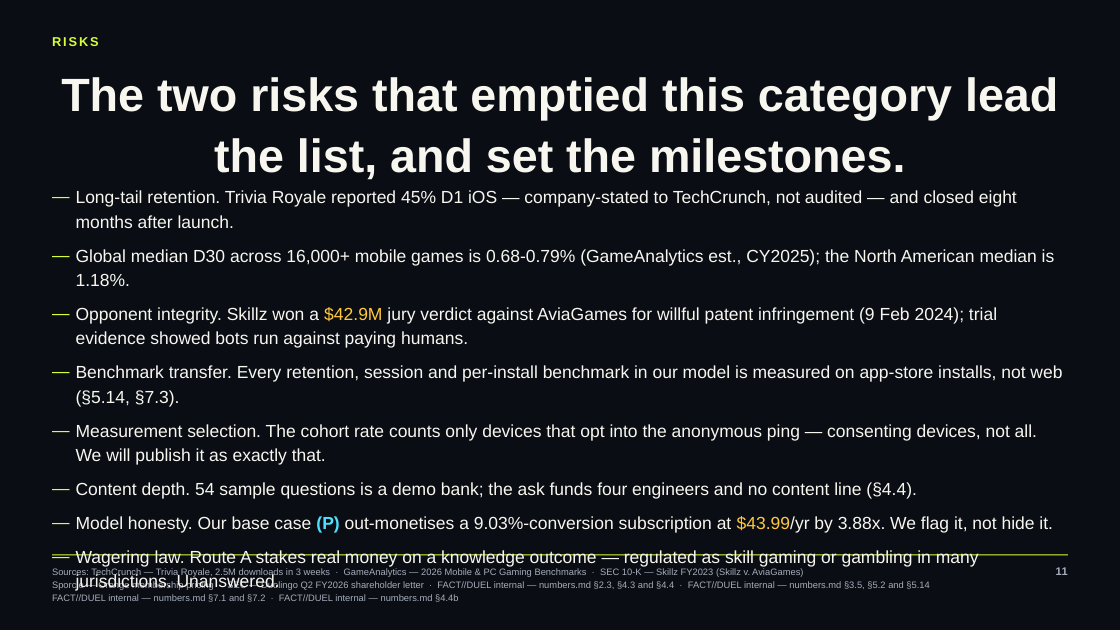
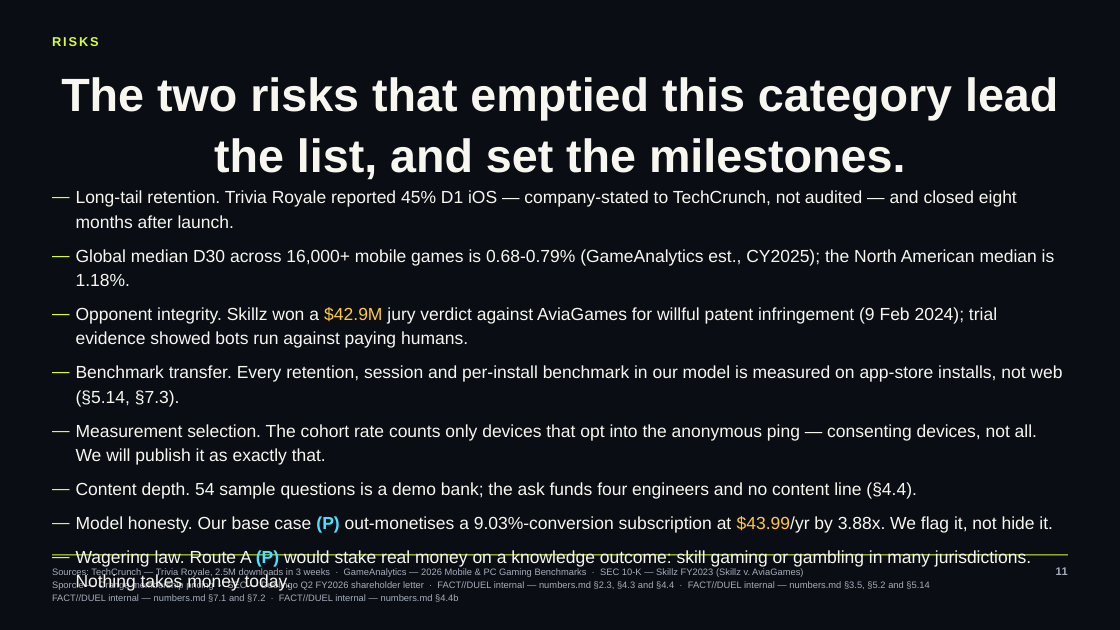
Before and after one commit to occult-kranti/fact-duel, a slide deck: slide 11 of public/product/investor/factduel-seed-deck.pptx. Drawn at 1120x630 pixels with LibreOffice and Linux fonts; fonts in the diff are those of the drawing. Boxes give left, top, right and bottom in pixels: in the first picture for what was removed or moved away, otherwise in the second. Text is boxed around its words. In the diff, an @@ line names an element or a change of style, - is before the commit and + after.

```diff
--- a/public/product/investor/factduel-seed-deck.pptx
+++ b/public/product/investor/factduel-seed-deck.pptx
@@ text at (76,550,1031,591): text changed @@
-— Wagering law. Route A stakes real money on a knowledge outcome — regulated as skill gaming or gambling in many jurisdictions. Unanswered.
+— Wagering law. Route A (P) would stake real money on a knowledge outcome: skill gaming or gambling in many jurisdictions. Nothing takes money today.
```
Also in this commit, not shown: 1 other slide changed, 5 other files.
